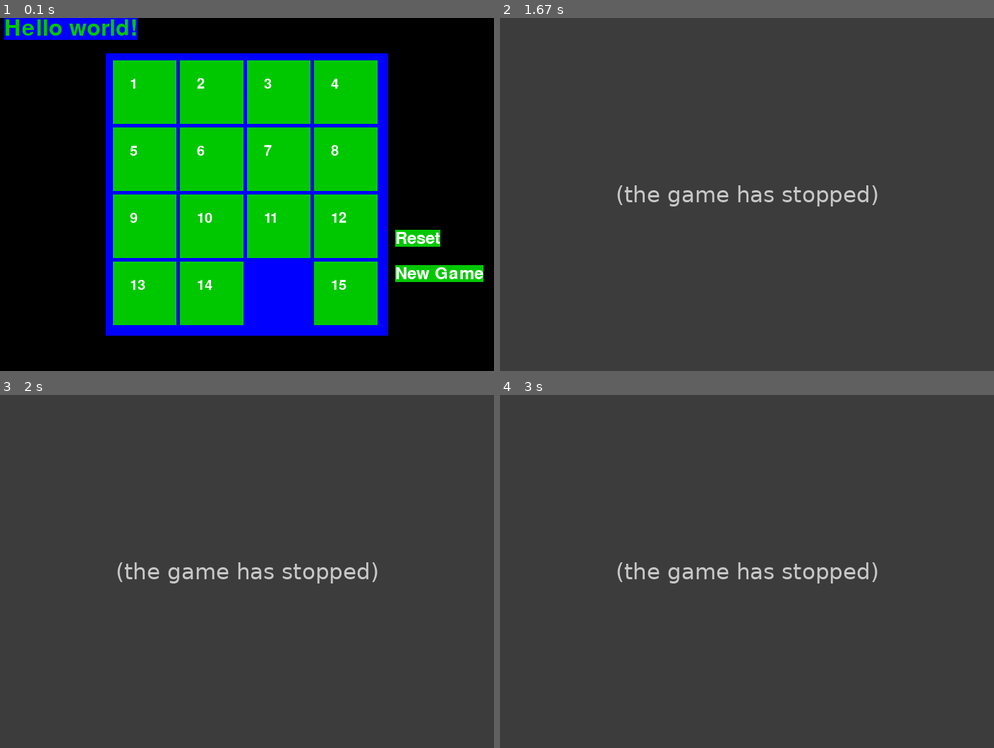
Above: before the commit, frames 1-4 (two rows, left to right).
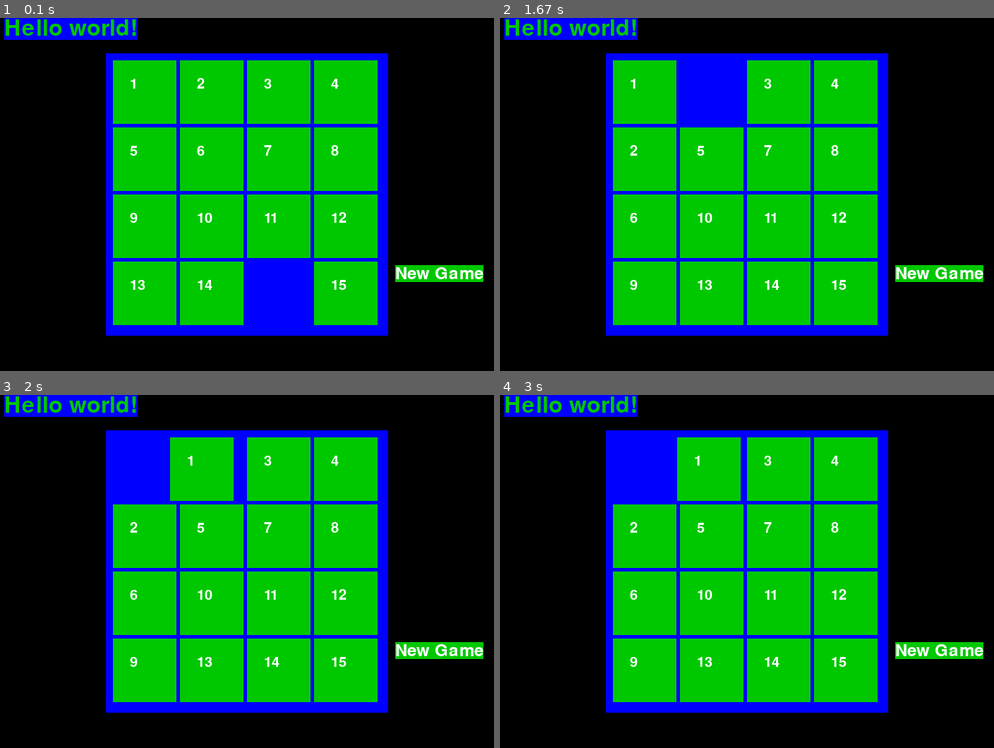
Above: after the commit, the same moments.

Repository: KKBrown23/Making-Games-with-Python-and-PyGame
Game: pygame game, started from chapter_4/app.py
Same seed, same stepped clock (60 frames per second), same inputs: the game is played once before the commit and once after it.
Inputs (mouse positions are in pixels of both pictures, inside the frame that each line leads up to):
- Up to frame 1 (0.1 s): no input
- Up to frame 2 (1.67 s): click "New Game" at 0.38 s
- Up to frame 3 (2 s): click (118, 440) at 1.72 s
- Up to frame 4 (3 s): no input

The runs differ from the first frame. In frame 1, 0.4% of the frame differs, in the area x 80-90%, y 60-65%; in frame 2, 100%, in the area x 0-100%, y 0-100%; in frame 3, 100%; in frame 4, 100%.
Error before the commit: IndexError: list index out of range (app.py line 151); the game stopped at 0.38 s (later frames are placeholders)

Commit message:
version 1.1

Diff:
--- a/chapter_4/app.py
+++ b/chapter_4/app.py
@@ -61,10 +61,6 @@
             drawing_x += TALE_SIZE
         drawing_y += TALE_SIZE
 draw_board(board_data=BOARD_DATA)
-
-
-resetGameSurf, resetGameRect = makeText('Reset', WHITE, GREEN, 560,300)
-
 newGameSurf, newGameRect = makeText('New Game', WHITE, GREEN, 560,350)
 
 movement = 2
@@ -160,12 +156,53 @@
     if(column + 1 < COL_NUMBER and board_data[row][column+1] == 0):
         return 'RIGHT'
     return None
+
+board_data_list = [
+    [
+        [5, 1, 3, 4],
+        [2, 0, 7, 8],
+        [6, 10, 11, 12],
+        [9, 13, 14, 15]
+    ],
+    [
+        [1, 2, 3, 4],
+        [5, 6, 0, 8],
+        [9, 10, 7, 12],
+        [13, 14, 11, 15]
+    ],
+    [
+        [1, 0, 3, 4],
+        [2, 5, 7, 8],
+        [6, 10, 11, 12],
+        [9, 13, 14, 15]
+    ],
+    [
+        [5, 1, 3, 4],
+        [2, 7, 8, 0],
+        [6, 10, 11, 12],
+        [9, 13, 14, 15]
+    ],
+    [
+        [5, 1, 2, 3],
+        [9, 6, 7, 4],
+        [13, 10, 11, 8],
+        [0, 14, 15, 12]
+    ]
+]
+
+def reset():
+    global BOARD_DATA
+    # generate new board data
+    random_index = random.randint(0, len(board_data_list))
+    random_board_data = board_data_list[random_index]
+    BOARD_DATA = random_board_data
+    # redraw the board using the draw board function
+    draw_board(BOARD_DATA)
 while True:
     clock.tick(60)
     for event in pygame.event.get():
         DISPLAYSURF.blit(textSurfaceObj, textRectObj)
         DISPLAYSURF.blit(newGameSurf, newGameRect)
-        DISPLAYSURF.blit(resetGameSurf, resetGameRect)
         if event.type == QUIT:
             pygame.quit()
             sys.exit()
@@ -173,6 +210,10 @@
             if animation_running == True:
                 continue
             pos = event.pos
+            if((pos[0] > 560 and pos[0] <760) and (pos[1] > 350 and pos[1] < 375)  ):
+                reset()
+                continue
+
             movement = 1
             col_index = int((pos[0] - STARTING_X) / TALE_SIZE)
             row_index = int((pos[1] - STARTING_Y) / TALE_SIZE)
